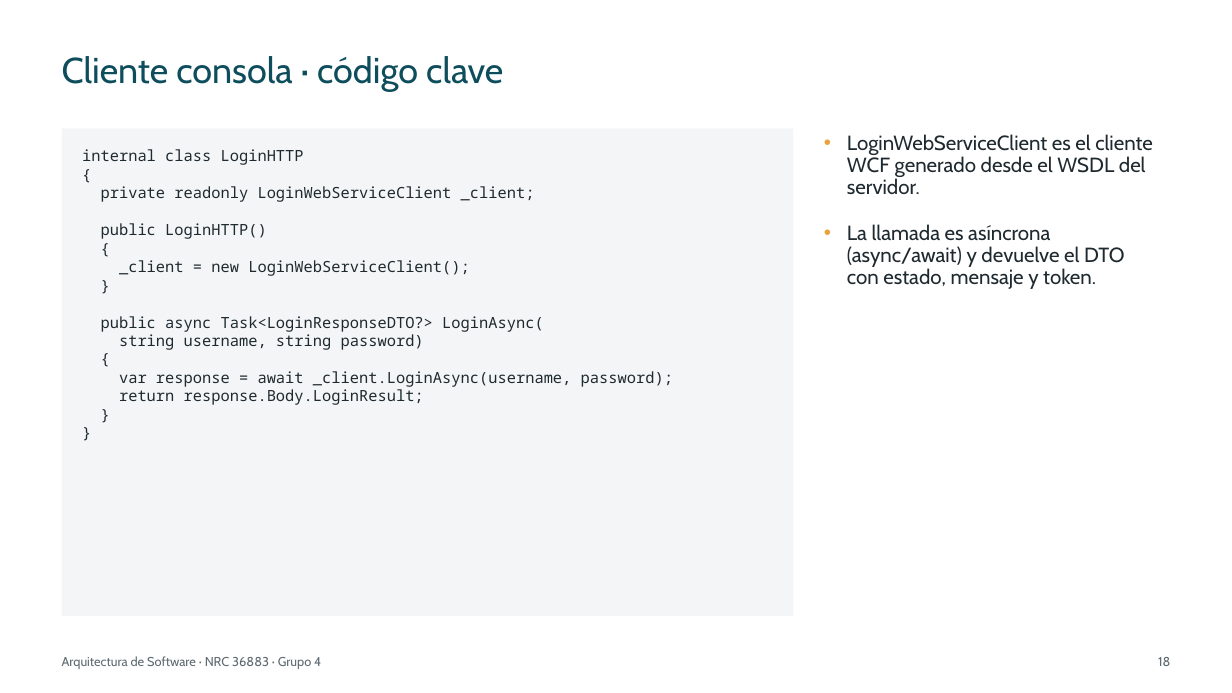
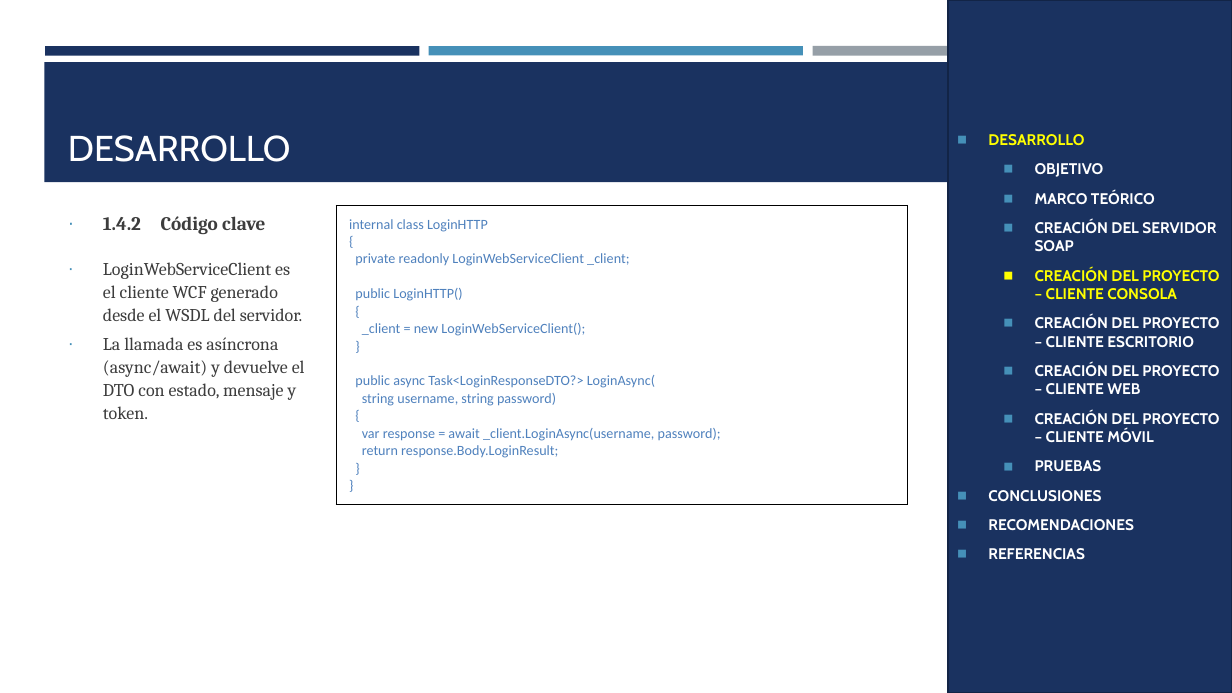
Before and after one commit to IMarcusDev/TI.1.2.-PAO202651_SOAP_DOTNET_SINBDD_NRC_36883_GR04, a slide deck: slide 15 of 05. DOCUMENTACION/PRESENTACION TI.1.2. SOAP sin BDD en DOTNET GR4.pptx (slide 18 before the commit). Drawn at 1232x693 pixels with LibreOffice and Linux fonts; fonts in the diff are those of the drawing. Boxes give left, top, right and bottom in pixels: in the first picture for what was removed or moved away, otherwise in the second. Text is boxed around its words. In the diff, an @@ line names an element or a change of style, - is before the commit and + after.

```diff
--- a/05. DOCUMENTACION/PRESENTACION TI.1.2. SOAP sin BDD en DOTNET GR4.pptx
+++ b/05. DOCUMENTACION/PRESENTACION TI.1.2. SOAP sin BDD en DOTNET GR4.pptx
@@ rectangle added at <box>948,0,1232,693</box>, fill #1A3260, outline #122446 1.75 pt, 12 pt, text #FFFFFF, bold @@
+◼ DESARROLLO
+  ◼ OBJETIVO
+  ◼ MARCO TEÓRICO
+  ◼ CREACIÓN DEL SERVIDOR SOAP
+  ◼ CREACIÓN DEL PROYECTO – CLIENTE CONSOLA
+  ◼ CREACIÓN DEL PROYECTO – CLIENTE ESCRITORIO
+  ◼ CREACIÓN DEL PROYECTO – CLIENTE WEB
+  ◼ CREACIÓN DEL PROYECTO – CLIENTE MÓVIL
+  ◼ PRUEBAS
+◼ CONCLUSIONES
+◼ RECOMENDACIONES
+◼ REFERENCIAS
@@ rectangle added at <box>45,46,420,55</box>, fill #1A3260 @@
@@ title removed at <box>62,56,503,92</box> @@
-Cliente consola · código clave
@@ rectangle added at <box>429,46,803,55</box>, fill #4590B8 @@
@@ rectangle added at <box>812,46,1187,56</box>, fill #969FA7 @@
@@ rectangle added at <box>44,62,1188,182</box>, fill #1A3260 @@
@@ text removed at <box>62,128,794,616</box> @@
-internal class LoginHTTP
-{
-private readonly LoginWebServiceClient _client;
-public LoginHTTP()
-{
-_client = new LoginWebServiceClient();
-}
-public async Task<LoginResponseDTO?> LoginAsync(
-string username, string password)
-{
-var response = await _client.LoginAsync(username, password);
-return response.Body.LoginResult;
-}
-}
@@ title added at <box>68,135,291,162</box>, 28 pt, text #FFFFFF @@
+DESARROLLO
@@ text "1.4.2 Código clave": place and size @@
-text "1.4.2 Código clave" at <box>847,134,1153,289</box>
+text "1.4.2 Código clave" at <box>103,217,305,419</box>
@@ table added at <box>336,205,908,462</box>, 1 rows, 1 columns @@
+internal class LoginHTTP / { / private readonly LoginWebServiceClient _client; / public LoginHTTP() / { / _client = new LoginWebServiceClient(); / } / public async Task<LoginResponseDTO?> LoginAsync( / string username, string password) / { / var response = await _client.LoginAsync(username, password); / return response.Body.LoginResult; / } / }
@@ text at <box>103,217,141,230</box>: paragraph added @@
+∙ 1.4.2 Código clave
@@ text at <box>103,262,305,419</box>: size 16 to 14 pt, font Cabin to Cambria, text colour #1F2A30 to #3D3D3D in "LoginWebServiceClient es el cliente WCF generado desde ...", "La llamada es asíncrona (async/await) y devuelve ..."; bullet • to ∙; line spacing 0.9 to 1.07; less space between paragraphs; bullet colour #E8A33D to #4590B8 @@
@@ text removed at <box>62,656,321,669</box> @@
-Arquitectura de Software · NRC 36883 · Grupo 4
@@ page number removed at <box>1158,657,1170,666</box> @@
-18
```
Also in this commit, not shown: 22 other slides changed, 7 slides added, 15 slides removed.
